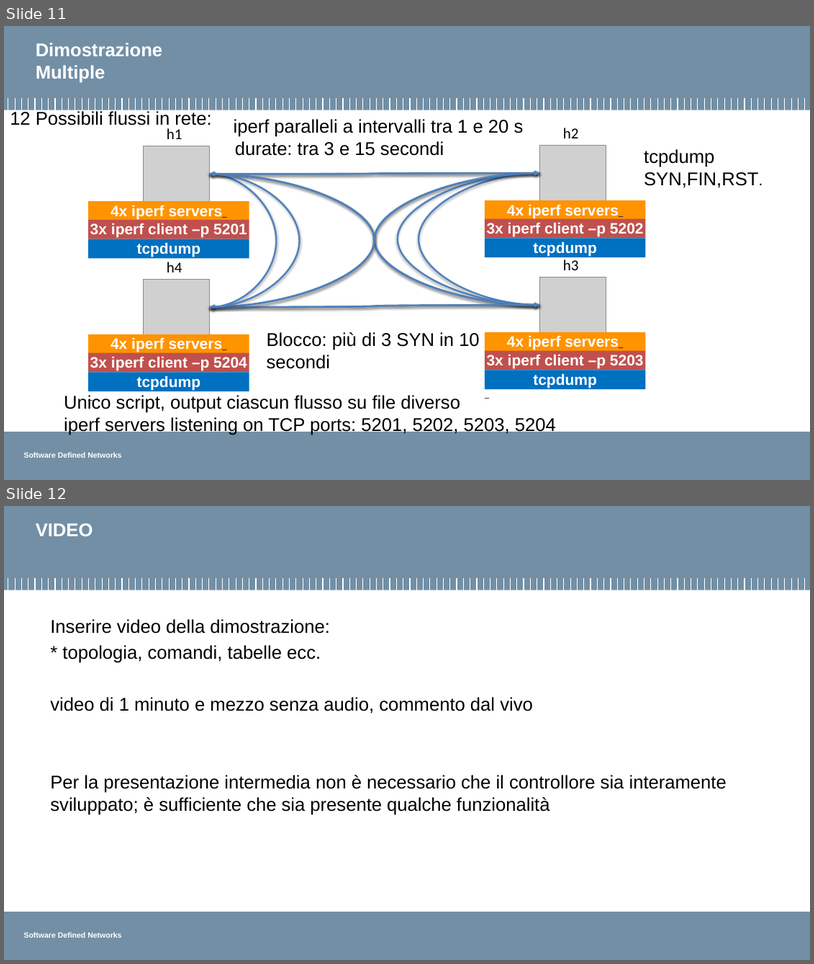
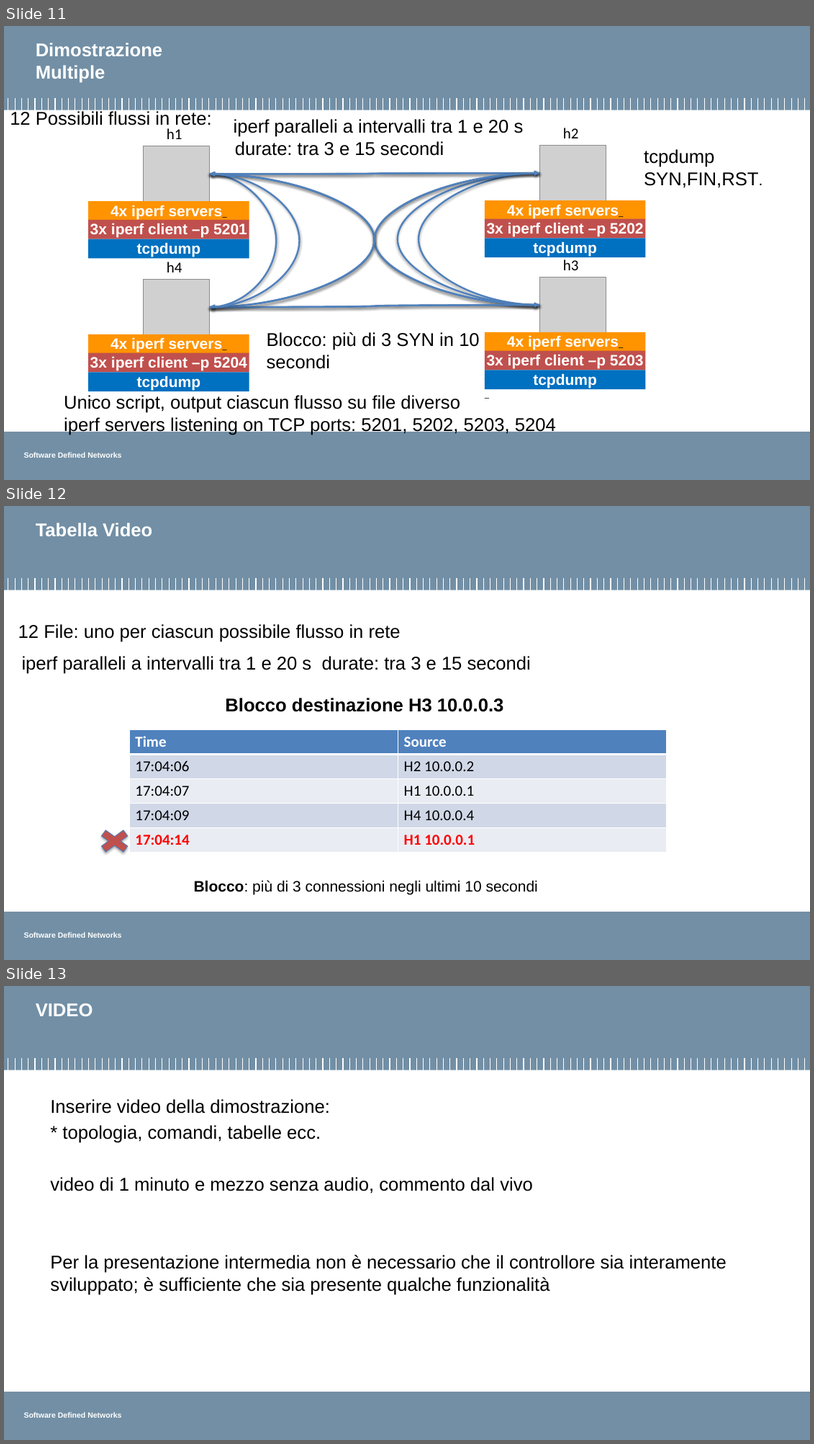
Before and after one commit to pierluigigrossi/progetto-SDN, a slide deck: intermedia8.pptx. Shown one above the other, each under a label of ours: slides 11 and 12 before the commit, slides 11, 12 and 13 after it. The pictures are 814x964 and 814x1444 pixels, drawn with LibreOffice and Linux fonts; fonts in the diff are those of the drawing; grey boxes stand for pictures; background and template pictures are left out. Boxes give left, top, right and bottom in pixels: in the first picture for what was removed or moved away, otherwise in the second. Text is boxed around its words. In the diff, an @@ line names an element or a change of style, - is before the commit and + after.

```diff
--- a/intermedia8.pptx
+++ b/intermedia8.pptx
@@ slide 12 added at [4,506,810,960], background #FFFFFF; not listed: 123 template elements that a slide beside it also shows @@
@@ title added at [36,523,152,536], 22 pt, text #FFFFFF, bold @@
+Tabella Video
@@ text added at [18,624,401,642], 22 pt, text #000000 @@
+12 File: uno per ciascun possibile flusso in rete
@@ text added at [22,656,531,674], 22 pt, text #000000 @@
+iperf paralleli a intervalli tra 1 e 20 s durate: tra 3 e 15 secondi
@@ text added at [225,698,504,712], 22 pt, text #000000, bold @@
+Blocco destinazione H3 10.0.0.3
@@ table added at [129,730,666,852], 5 rows, 2 columns @@
+Time | Source
+17:04:06 | H2 10.0.0.2
+17:04:07 | H1 10.0.0.1
+17:04:09 | H4 10.0.0.4
+17:04:14 | H1 10.0.0.1
@@ cross added at [93,826,136,856], fill #C0504D, outline #4B7EBC 0.75 pt @@
@@ text added at [194,880,538,894], 18 pt, text #000000 @@
+Blocco: più di 3 connessioni negli ultimi 10 secondi
@@ what was slide 12 is now slide 13 @@
```
Also in this commit, not shown: 1 slide changed, 31 other files.
